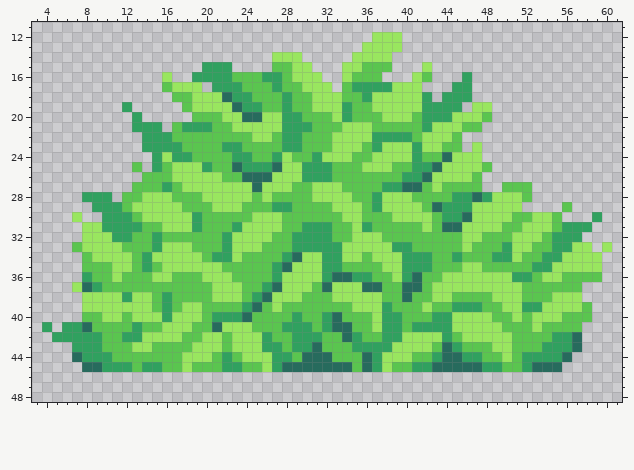
Pixel-art sprite, stored at sprites/decoration/static/bush1.png. That is the earlier state.
The file is 64x64 pixels. Shown: x 3..61, y 11..48. The old version is drawn lined up with the new one.
After:
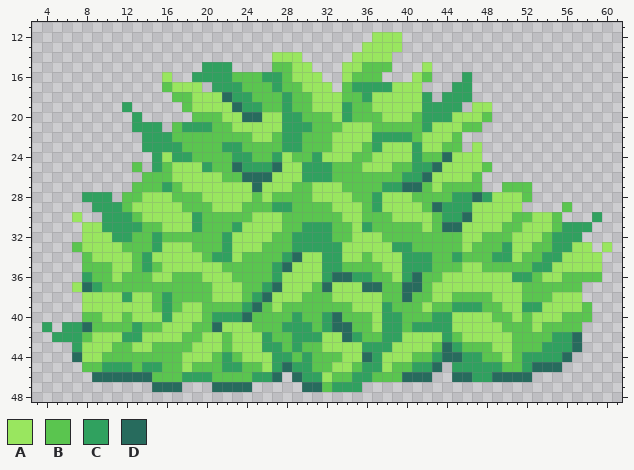
Palette (. is transparent): A #99e65f  B #5ac54f  C #30a15f  D #276b5d
Diff:
{"change": "whole drawing moved by +1,-18 (the old picture is shown already moved)"}
{"y":42,"x":8,"old":"CCBB","new":"BAAA"}
{"y":42,"x":32,"old":"BB","new":"AA"}
{"y":43,"x":8,"old":"CCB","new":"AAA"}
{"y":43,"x":30,"old":"CDBBBC","new":"BBAAAA"}
{"y":44,"x":8,"old":"CCC","new":"AAB"}
{"y":44,"x":30,"old":"DDD","new":"CBB"}
{"y":44,"x":34,"old":"BB","new":"AA"}
{"y":45,"x":8,"old":"DD","new":"BB"}
{"y":45,"x":29,"old":"DDDDDD","new":"CCBBAA"}
{"y":45,"x":36,"old":"D","new":"C"}
{"y":45,"x":44,"old":"DDDD","new":".CCC"}
{"y":46,"x":9,"old":"...................","new":"DDDDDDBBBCCCBBBBCCD"}
{"y":46,"x":29,"old":"..............","new":"DCCABBCCBBBDDD"}
{"y":46,"x":45,"old":"........","new":"DDCCDDDD"}
{"y":47,"x":15,"old":"...","new":"DDD"}
{"y":47,"x":21,"old":"....","new":"DDDD"}
{"y":47,"x":30,"old":"......","new":"DDBCCC"}
{"label":"changed","picture_box":[82,332,532,392]}
